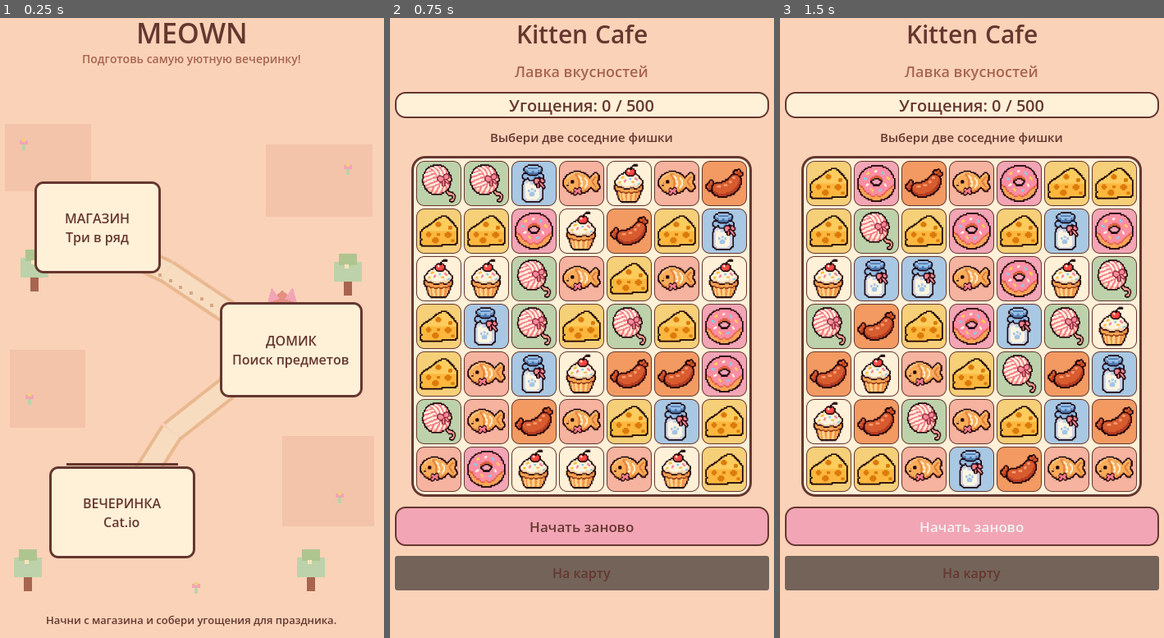
Above: before the commit, frames 1-3 (left to right).
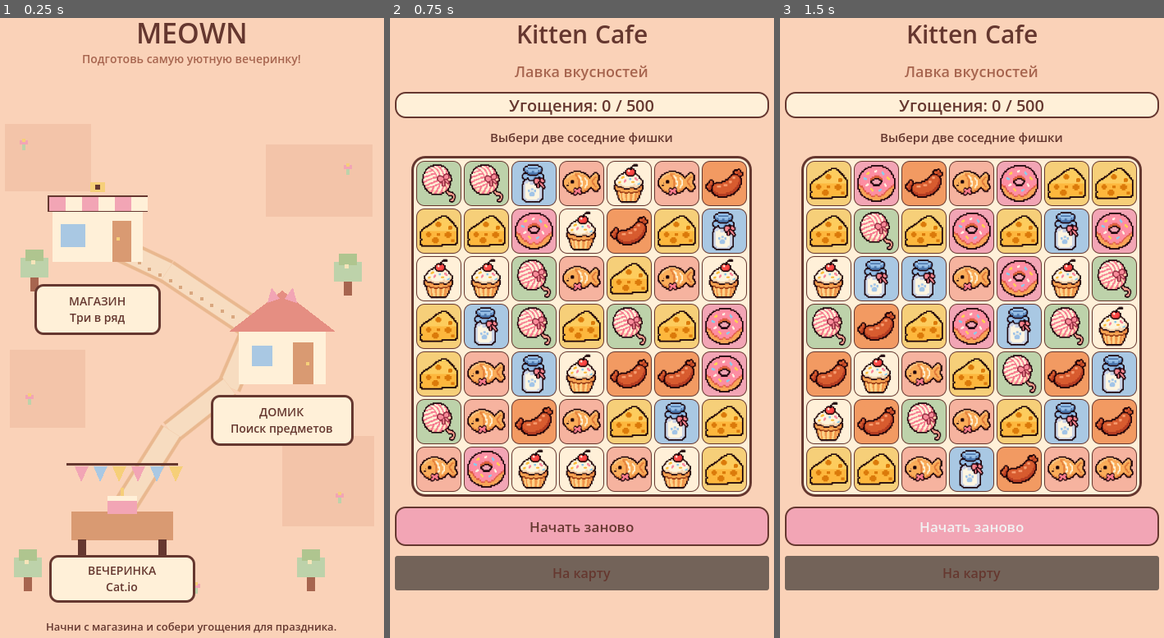
Above: after the commit, the same moments.

Repository: ArinaPig/Meown
Game: Godot game, scene res://scenes/map/WorldMap.tscn
Same seed, same stepped clock (60 frames per second), same inputs: the game is played once before the commit and once after it.
Inputs:
- Up to frame 1 (0.25 s): no input
- Up to frame 2 (0.75 s): click "МАГАЗИН Три в ряд" at 0.5 s
- Up to frame 3 (1.5 s): click "Начать заново" at 1.25 s

The runs differ from the first frame. In frame 1, 22% of the frame differs, in the area x 8-95%, y 26-100%; in frame 2, nothing differs; in frame 3, nothing differs.

Commit message:
Improve world map location layout

Diff:
--- a/scenes/map/WorldMap.gd
+++ b/scenes/map/WorldMap.gd
@@ -130,21 +130,21 @@
 	subtitle.add_theme_color_override("font_color", CAFE_MUTED)
 	add_child(subtitle)
 
-	shop_button = _make_location_button("МАГАЗИН\nТри в ряд", Rect2(48, 225, 154, 112))
+	shop_button = _make_location_button("МАГАЗИН\nТри в ряд", Rect2(48, 350, 154, 62))
 	shop_button.pressed.connect(_open_shop)
 	add_child(shop_button)
 
-	home_button = _make_location_button("ДОМИК\nПоиск предметов", Rect2(274, 372, 174, 116))
+	home_button = _make_location_button("ДОМИК\nПоиск предметов", Rect2(263, 485, 174, 62))
 	home_button.pressed.connect(_open_search)
 	add_child(home_button)
 
-	party_button = _make_location_button("ВЕЧЕРИНКА\nCat.io", Rect2(66, 572, 178, 112))
+	party_button = _make_location_button("ВЕЧЕРИНКА\nCat.io", Rect2(66, 680, 178, 58))
 	party_button.pressed.connect(_open_party)
 	add_child(party_button)
 
 	status_label = Label.new()
-	status_label.position = Vector2(20, 738)
-	status_label.size = Vector2(440, 42)
+	status_label.position = Vector2(20, 750)
+	status_label.size = Vector2(440, 34)
 	status_label.horizontal_alignment = HORIZONTAL_ALIGNMENT_CENTER
 	status_label.vertical_alignment = VERTICAL_ALIGNMENT_CENTER
 	status_label.autowrap_mode = TextServer.AUTOWRAP_WORD_SMART
@@ -158,7 +158,7 @@
 	button.position = rect.position
 	button.size = rect.size
 	button.text = caption
-	button.add_theme_font_size_override("font_size", 16)
+	button.add_theme_font_size_override("font_size", 14)
 	button.add_theme_color_override("font_color", CAFE_BROWN)
 	button.add_theme_color_override("font_disabled_color", Color("#A98B7C"))
 	button.add_theme_stylebox_override("normal", _button_style(CAFE_PANEL, CAFE_BROWN))
